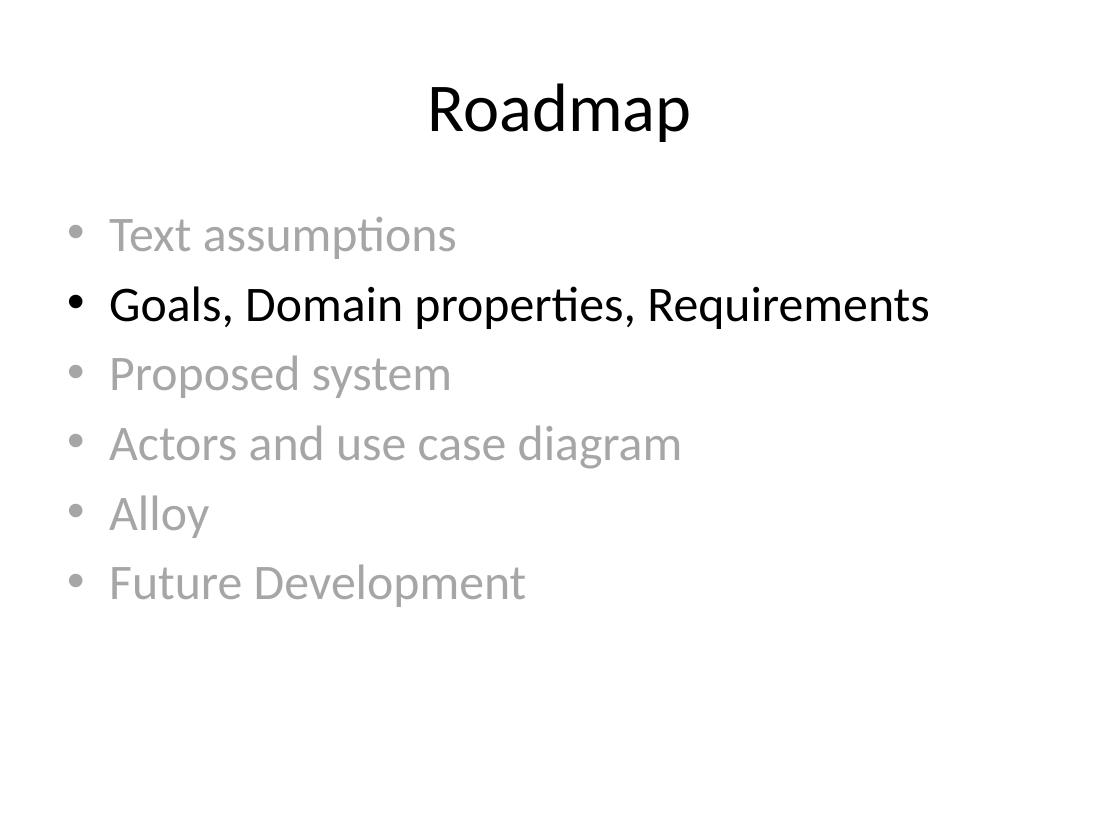
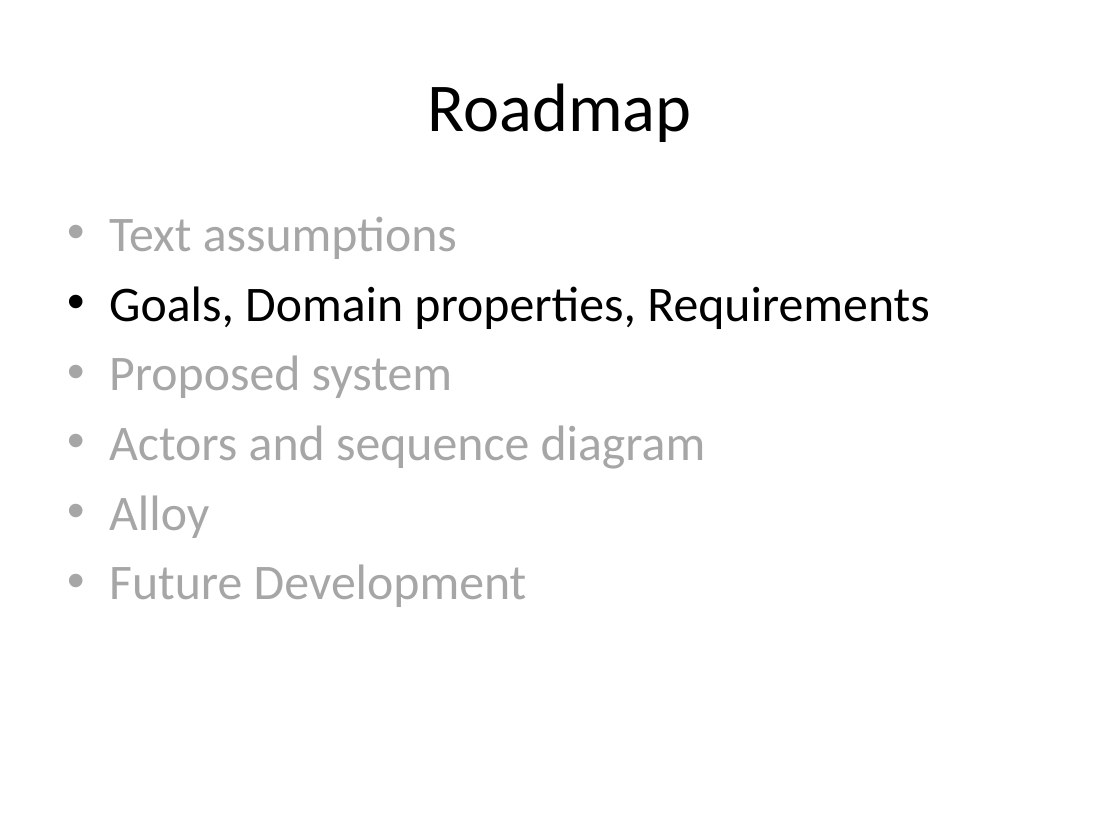
Before and after one commit to cattaneo-riccardo/PowerEnjoy, a slide deck: slide 5 of RASD/presentation/RASD_presentation.pptx. Drawn at 1120x840 pixels with LibreOffice and Linux fonts; fonts in the diff are those of the drawing. Boxes give left, top, right and bottom in pixels: in the first picture for what was removed or moved away, otherwise in the second. Text is boxed around its words. In the diff, an @@ line names an element or a change of style, - is before the commit and + after.

```diff
--- a/RASD/presentation/RASD_presentation.pptx
+++ b/RASD/presentation/RASD_presentation.pptx
@@ text at (109, 425, 706, 469): text changed @@
-• Actors and use case diagram
+• Actors and sequence diagram
```
Also in this commit, not shown: 8 other slides changed, 1 other file.
